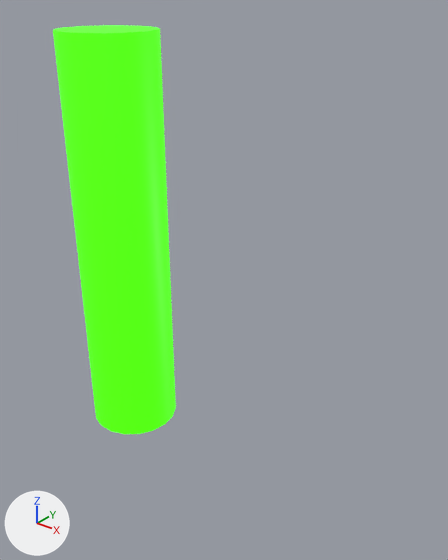
Before and after pictures for a commit that changed the glTF model bgs_glowtest.gltf.
One viewpoint serves both versions: a camera (50 mm lens) standing at (79.5, -69.0, 79.5) and looking at (22.6, 2.2, 35.4). Lighting does not change. The marker at lower left points along +X, +Y and +Z.
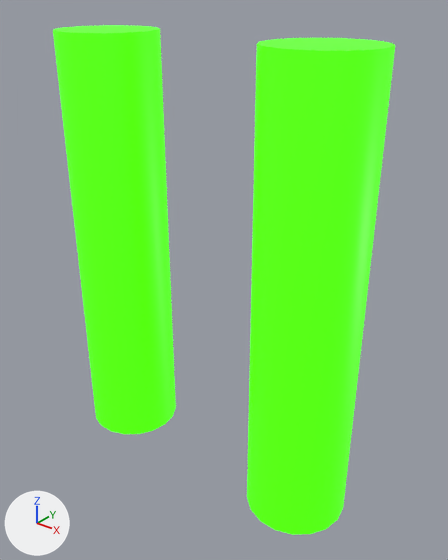
Changed parts and their boxes [x1, y1, x2, y2] in the pictures (448 x 560 px):
'Cylinder002', added (green)
    after: [247, 38, 395, 535]

The change in detail:
Material '02 - Default' (mat_02___default) is new.
Its base color is (0.0353, 0.5, 0.0) (green #35bc00).
Its roughness is 0.45.
Its emission color is (0.0706, 1.0, 0.0) (green #4bff00).
Its emission strength is 1.0.
Mesh me_cylinder002 is new.
It is an 18-sided cylinder along z spanning x -8.2..8.2, y -8.1..8.1, z 0.0..72.5.
It uses material mat_02___default (green #35bc00).
Object 'Cylinder002' (ob_cylinder002) is new; it shows me_cylinder002.
Its location is (39.3, 0.6, 0.0).
